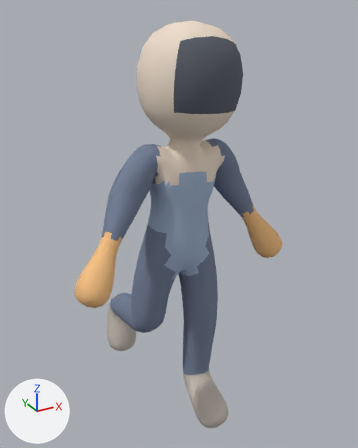
A saved change to the glTF model arte/boneco.glb.
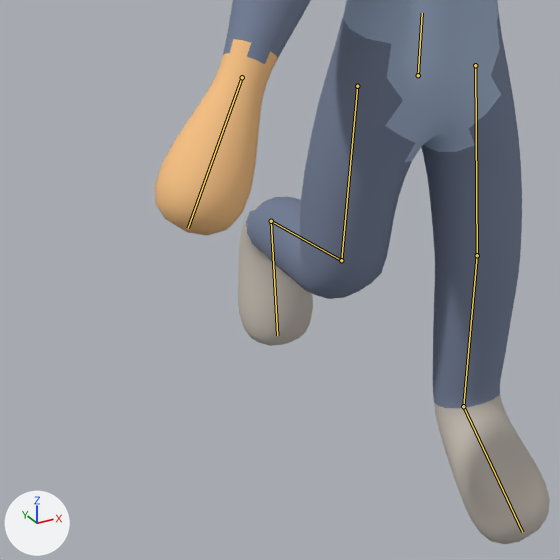
Each version appears first whole from a 50 mm camera at (-0.919, -1.688, 1.791) aimed at (0.04, 0.056, 0.919), and next in a close-up on the part from 4% to 65% of the width and 48% to 97% of the height. The axes (+X, +Y, +Z) are drawn at lower left. The lights are the same throughout. The first two pictures are the older version. Both versions are drawn at frame 6 of the action 'andando'; the numbers are the values there. The bones that change, and the others that lie on the model, are drawn over the model as lines in the close-ups.

Objects in the first close-up: 'Corpo'.
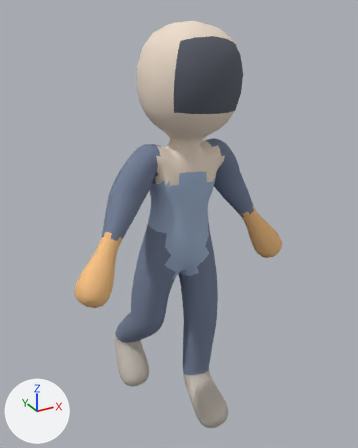
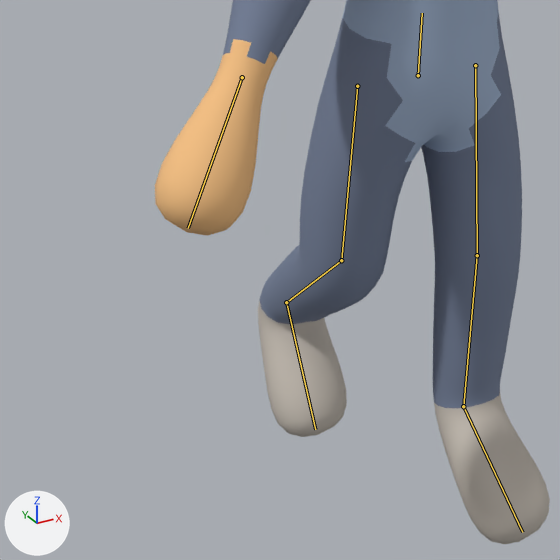
Changed parts and their boxes (x1, y1, x2, y2) in the close-ups (560 x 560 px):
'Corpo', posed: (155, 0, 550, 544) in both
bone 'canela_E', root to tip: before (341, 260) to (271, 221); after (341, 260) to (286, 302)

The change in detail:
Bone 'canela_E' (bone_canela_e) turns from (68, 0, 0) to (40, 0, 0) degrees about its own x, y and z.
